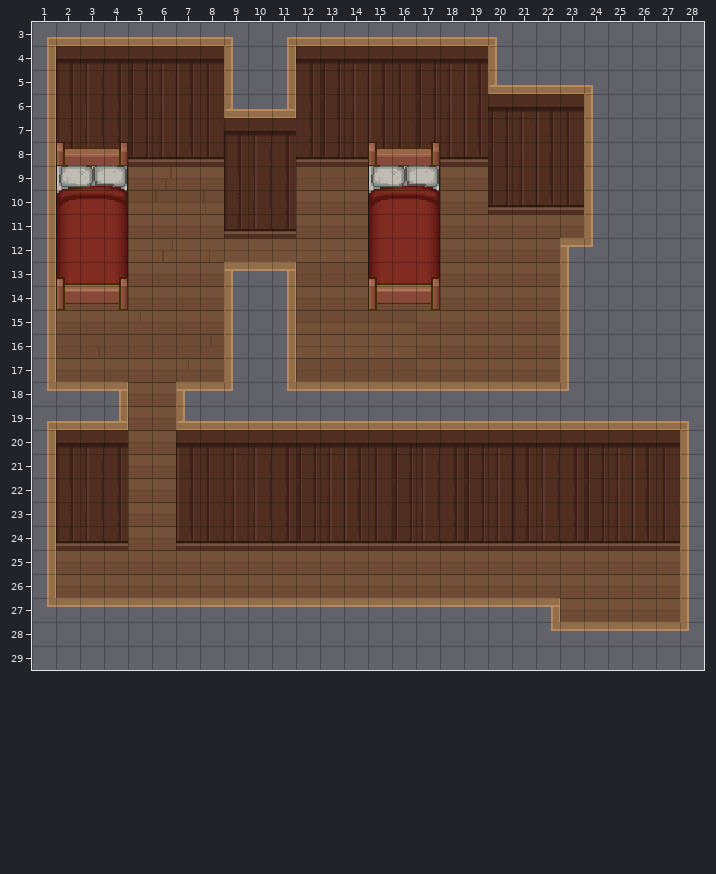
Tiled map: resources/worlds/0/buildings/0/tiles.tmx. The first picture shows the starting point.
Cells are 16x16 px. Shown: x 1..28, y 3..29.
Once edited:
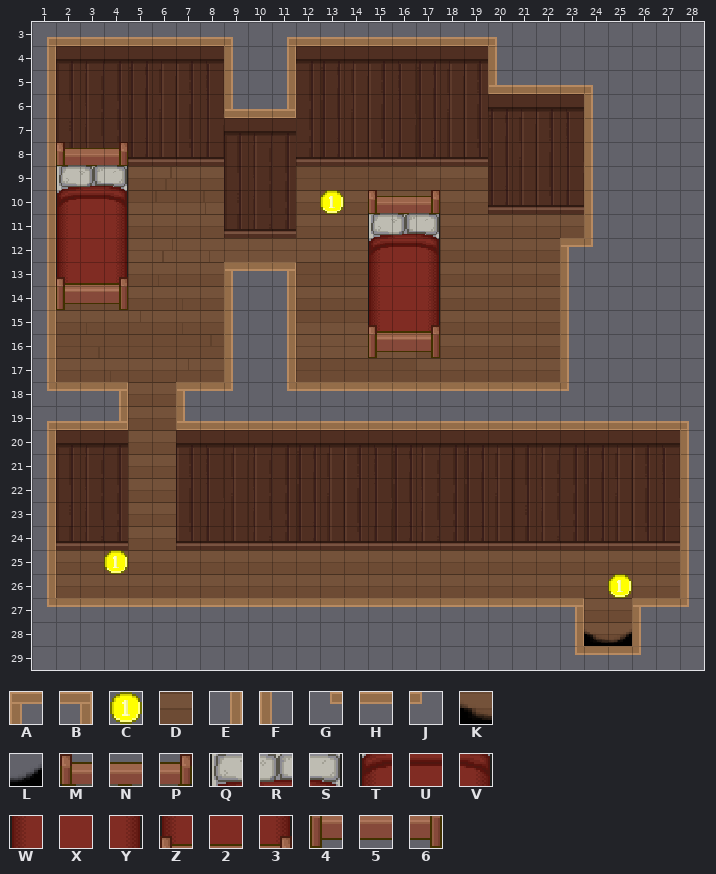
Key: from "tiles": A 3, B 4, C 5, D 11, E 16, F 18, G 32, H 33, J 34, K 35, L 36, M 72, N 73, P 74, Q 88, R 89, S 90, T 104, U 105, V 106, W 120, X 121, Y 122, Z 152, 2 153, 3 154, 4 168, 5 169, 6 170.
_ is an empty cell.
Tiles of an added or newly shown layer are drawn over the layers below it.
See-through tiles are keyed as they look on the map.
The exact change:
Layer "background":
y 27: x 23 D -> _; x 26..27 DD -> __
y 28: x 24..25 __ -> DD
Layer "midground" (added):
y 10: x 13 _ -> C; x 15..17 ___ -> MNP
y 11: x 15..17 ___ -> QRS
y 12: x 15..17 ___ -> TUV
y 13..14: x 15..17 ___ -> WXY
y 15: x 15..17 ___ -> Z23
y 16: x 15..17 ___ -> 456
y 25: x 4 _ -> C
y 26: x 25 _ -> C
Layer "foreground":
y 27: x 22..23 B_ -> HB; x 26..28 __F -> AHJ
y 28: x 22..28 GHHHHHJ -> _EKLF__
y 29: x 23..26 ____ -> GHHJ
Layer "items" (removed):
y 8: x 15..17 MNP -> ___
y 9: x 15..17 QRS -> ___
y 10: x 15..17 TUV -> ___
y 11..12: x 15..17 WXY -> ___
y 13: x 15..17 Z23 -> ___
y 14: x 15..17 456 -> ___
Boxes around the changes in both pictures, in picture pixels (x1, y1, x2, y2):
changed: (368, 142, 440, 358)
added: (320, 190, 344, 214)
added: (104, 550, 128, 574)
changed: (551, 574, 689, 655)
